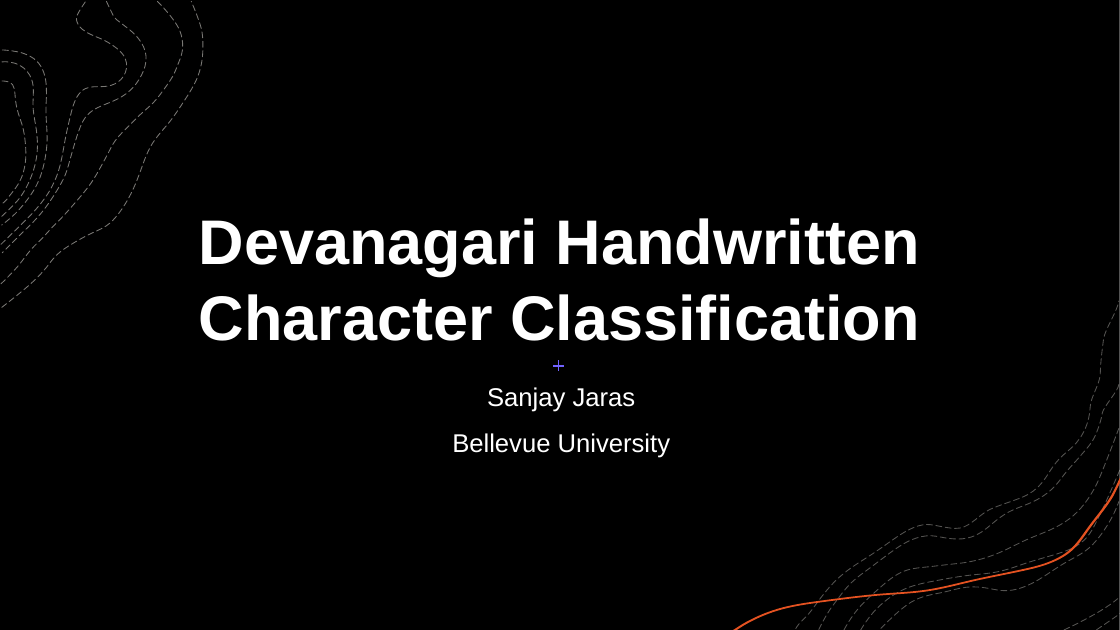
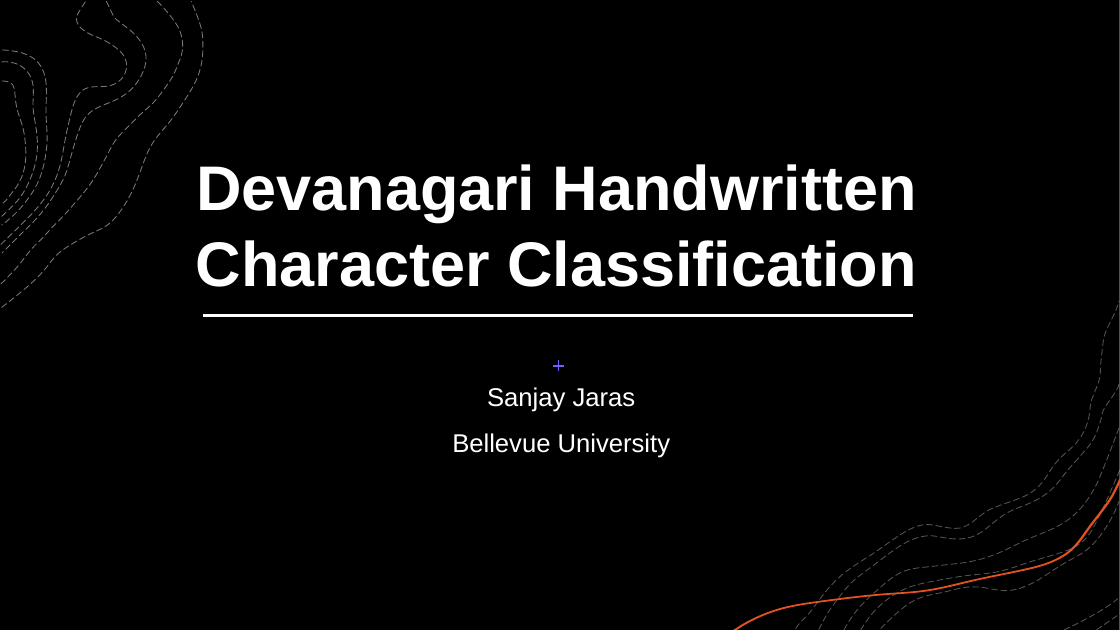
Before and after one commit to sanjayjaras/sanjayjaras.github.io, a slide deck: slide 1 of Projects/Handwritten-Devanagari-Char-Classification/Project Presentation4.pptx. Drawn at 1120x630 pixels with LibreOffice and Linux fonts; fonts in the diff are those of the drawing; background and template pictures are left out; a plain dark background stands for a picture behind light text. Boxes give left, top, right and bottom in pixels: in the first picture for what was removed or moved away, otherwise in the second. Text is boxed around its words. In the diff, an @@ line names an element or a change of style, - is before the commit and + after.

Commit message:
Presentation

```diff
--- a/Projects/Handwritten-Devanagari-Char-Classification/Project Presentation4.pptx
+++ b/Projects/Handwritten-Devanagari-Char-Classification/Project Presentation4.pptx
@@ title "Devanagari Handwritten Character Classification": place and size @@
-title "Devanagari Handwritten Character Classification" at box(199, 218, 920, 341)
+title "Devanagari Handwritten Character Classification" at box(196, 164, 917, 287)
@@ line added from (203, 315) to (913, 315), #FFFFFF 3 pt @@
```
Also in this commit, not shown: 15 slides added, 2 other files.
